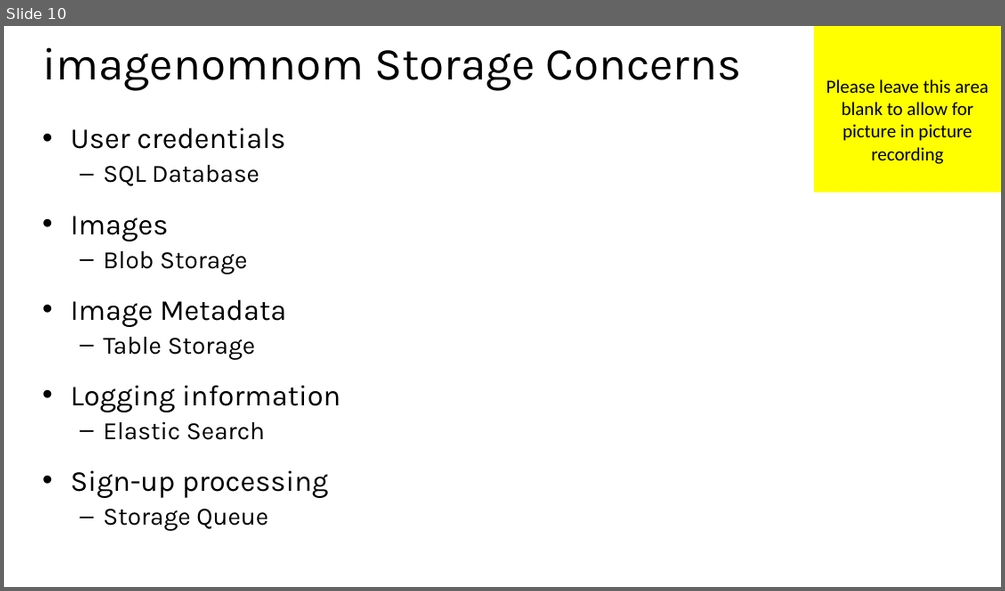
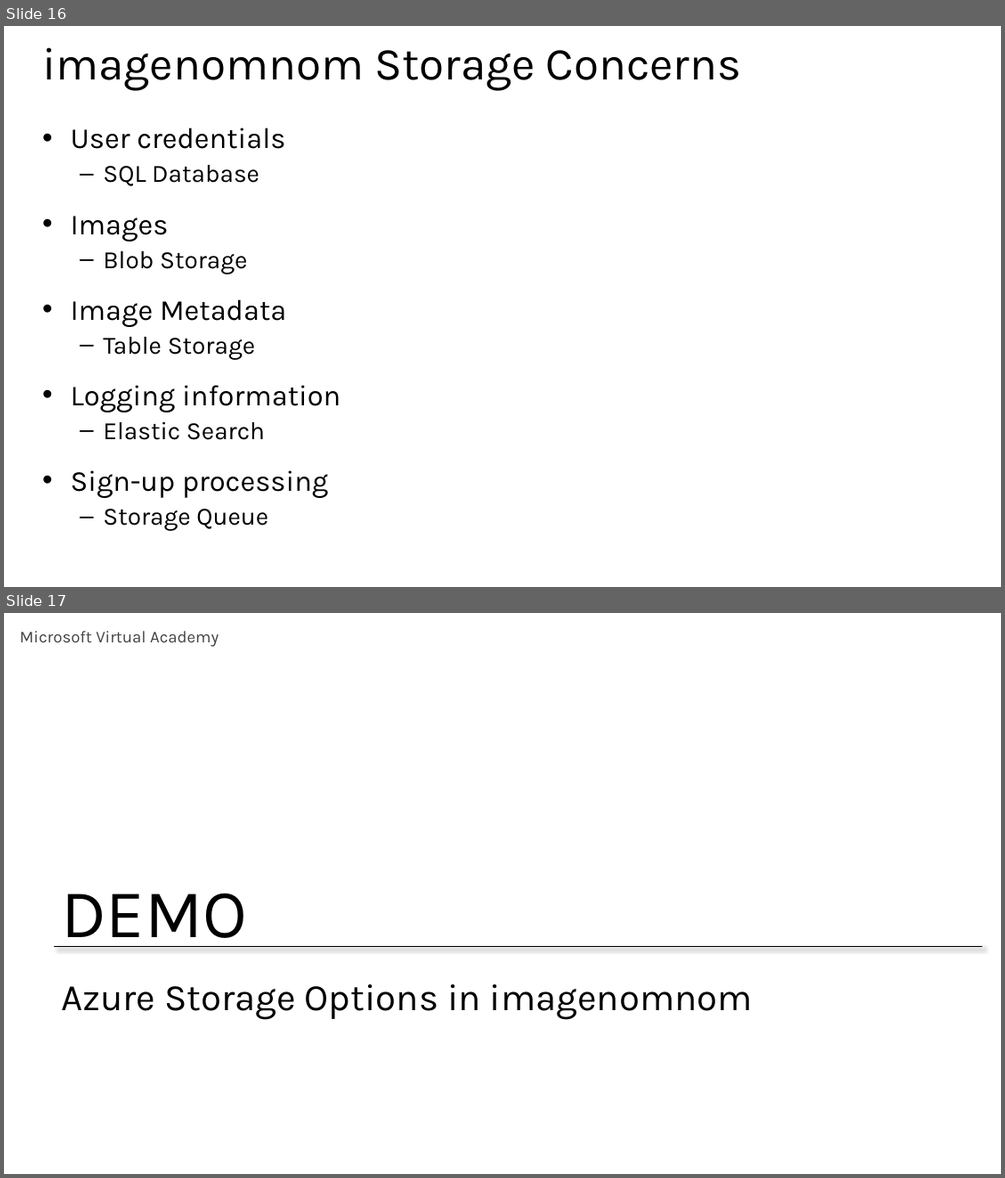
Before and after one commit to MisterJames/AzureImageProcessing, a slide deck: Presentation Materials/MVA-ApplicationsOnAzure-05.pptx. Shown one above the other, each under a label of ours: slide 10 before the commit, slides 16 and 17 after it. The pictures are 1005x591 and 1005x1178 pixels, drawn with LibreOffice and Linux fonts; fonts in the diff are those of the drawing. Boxes give left, top, right and bottom in pixels: in the first picture for what was removed or moved away, otherwise in the second. Text is boxed around its words. In the diff, an @@ line names an element or a change of style, - is before the commit and + after.

```diff
--- a/Presentation Materials/MVA-ApplicationsOnAzure-05.pptx
+++ b/Presentation Materials/MVA-ApplicationsOnAzure-05.pptx
@@ slide 17 added at [4, 613, 1001, 1174], background #FFFFFF @@
@@ text added at [20, 631, 218, 647], 16 pt, text #404040 @@
+Microsoft Virtual Academy
@@ text added at [61, 892, 247, 947], 66 pt, text #000000 @@
+DEMO
@@ line added from (54, 947) to (983, 947), #000000 0.75 pt @@
@@ title added at [61, 984, 752, 1020], 36 pt, text #000000 @@
+Azure Storage Options in imagenomnom
@@ what was slide 10 is now slide 16 @@
@@ slide 16 changed as well @@
@@ rectangle removed at [814, 26, 1001, 192] @@
-Please leave this area blank to allow for picture in picture recording
```
Also in this commit, not shown: 8 other slides changed, 6 other slides added, 1 other file.
